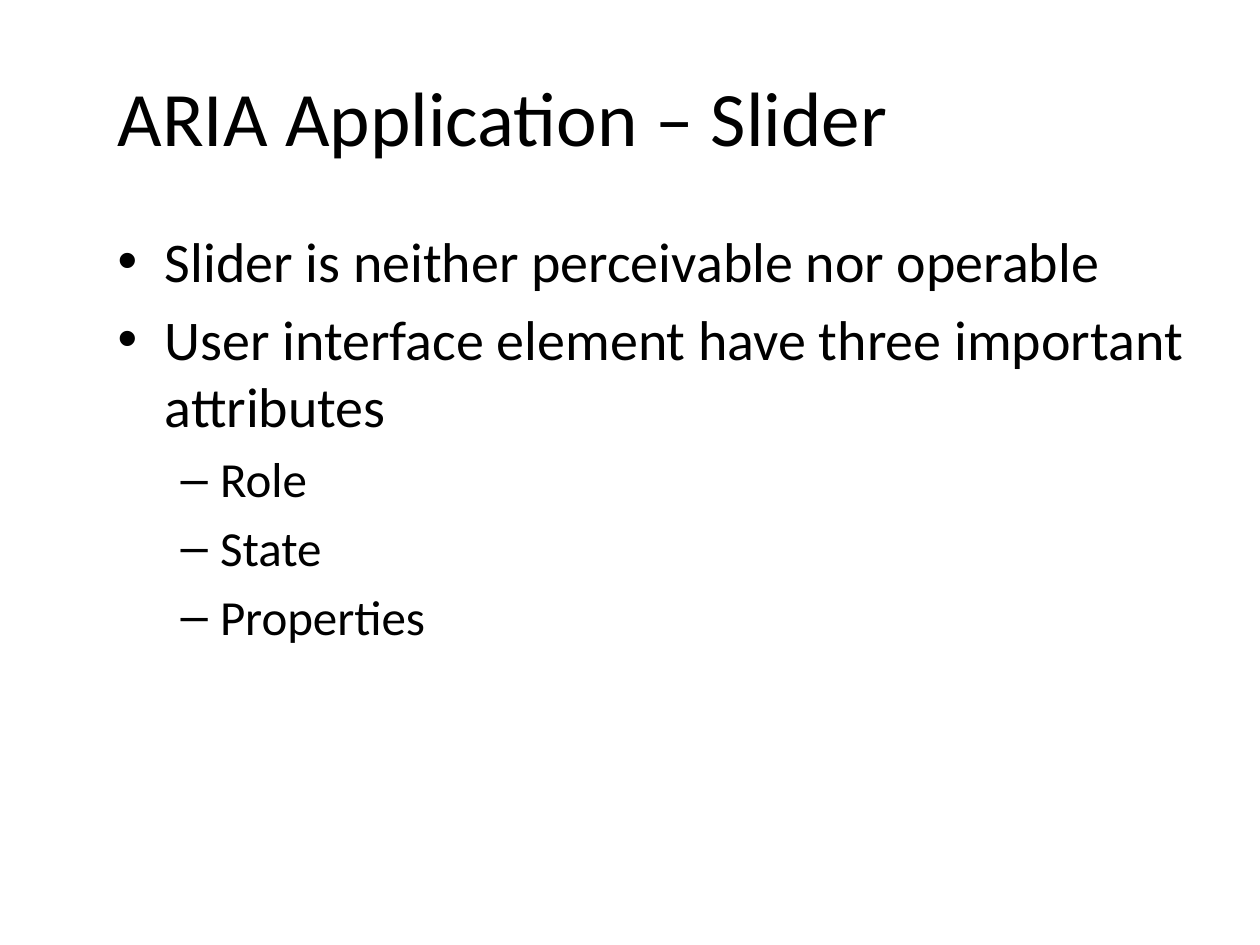
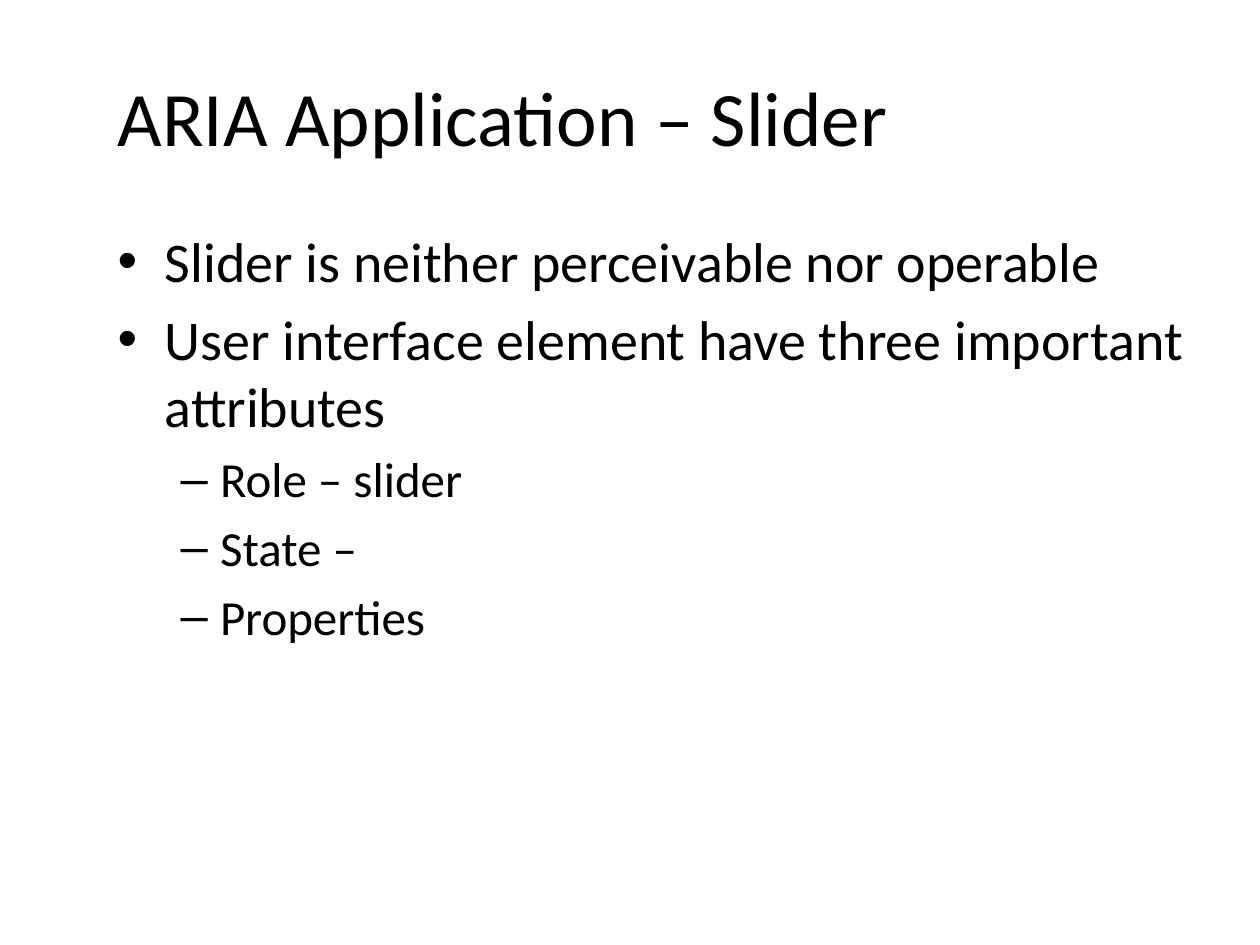
Before and after one commit to punchouty/accessibility, a slide deck: slide 14 of ppt/aria.pptx. Drawn at 1260x945 pixels with LibreOffice and Linux fonts; fonts in the diff are those of the drawing; background and template pictures are left out. Boxes give left, top, right and bottom in pixels: in the first picture for what was removed or moved away, otherwise in the second. Text is boxed around its words. In the diff, an @@ line names an element or a change of style, - is before the commit and + after.

```diff
--- a/ppt/aria.pptx
+++ b/ppt/aria.pptx
@@ text at [220, 463, 462, 567]: text changed @@
-  – Role
-  – State
+  – Role – slider
+  – State –
```
Also in this commit, not shown: 2 other slides changed, 20 other files.
